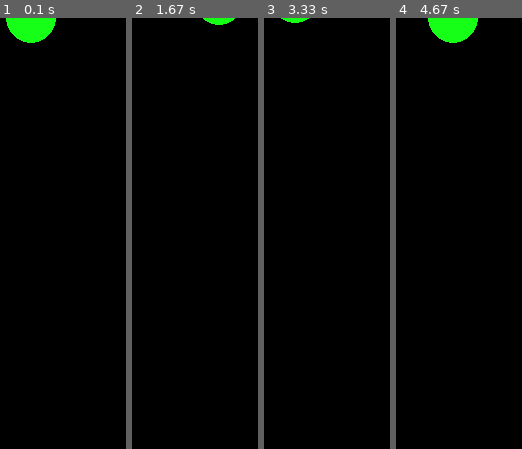
Above: before the commit, frames 1-4 (left to right).
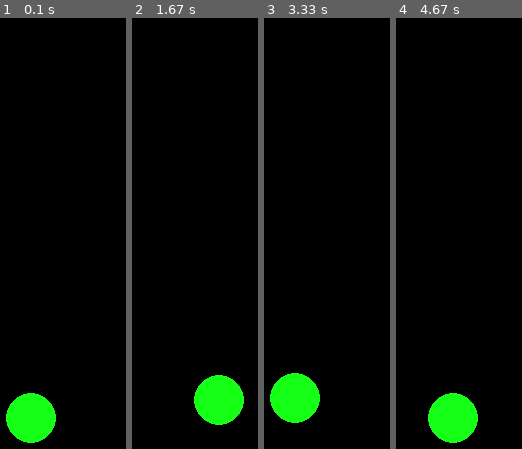
Above: after the commit, the same moments.

Repository: bhawesh2002/learning_path_to_PyGame
Game: pygame game, started from bouncy_walls/bouncy_walls.py
Two runs of this game, one before a commit and one after it. Both use one fixed random seed, a clock stepped at 60 frames per second and the inputs below.
Inputs:
- Up to frame 1 (0.1 s): no input
- Up to frame 2 (1.67 s): hold Right 0.33-0.8 s; hold Up 0.83-1.13 s; hold Right 1.17-1.63 s
- Up to frame 3 (3.33 s): hold Left 1.67-2.2 s; hold Down 2.23-2.53 s; hold Left 2.57-2.97 s; hold Up from 3 s (still down)
- Up to frame 4 (4.67 s): release Up at 3.37 s; hold Right 3.4-4.03 s; hold Down 4.07-4.43 s; hold Left from 4.47 s (still down)

The runs differ from the first frame. In frame 1, 5.3% of the frame differs, in the area x 4-45%, y 0-99%; in frame 2, 3.8%; in frame 3, 3.7%; in frame 4, 5.3%.

Commit message:
change the initial pos of the ball

Diff:
--- a/bouncy_walls/bouncy_walls.py
+++ b/bouncy_walls/bouncy_walls.py
@@ -9,8 +9,8 @@
 width, height = 800, 600  # set the width and height of the screen
 window = pygame.display.set_mode((width, height))  # create the window
 dimensions = window.get_rect()  # get the dimensions of the window
-x_pos = 400  # set the x position of the ball
-y_pos = 0  # set the y position of the ball
+x_pos = dimensions.centerx  # set the x position of the ball
+y_pos = dimensions.centerx  # set the y position of the ball
 radius = 25
 while True:  # loop forever
     window.fill((0, 0, 0))  # fill the window with black
